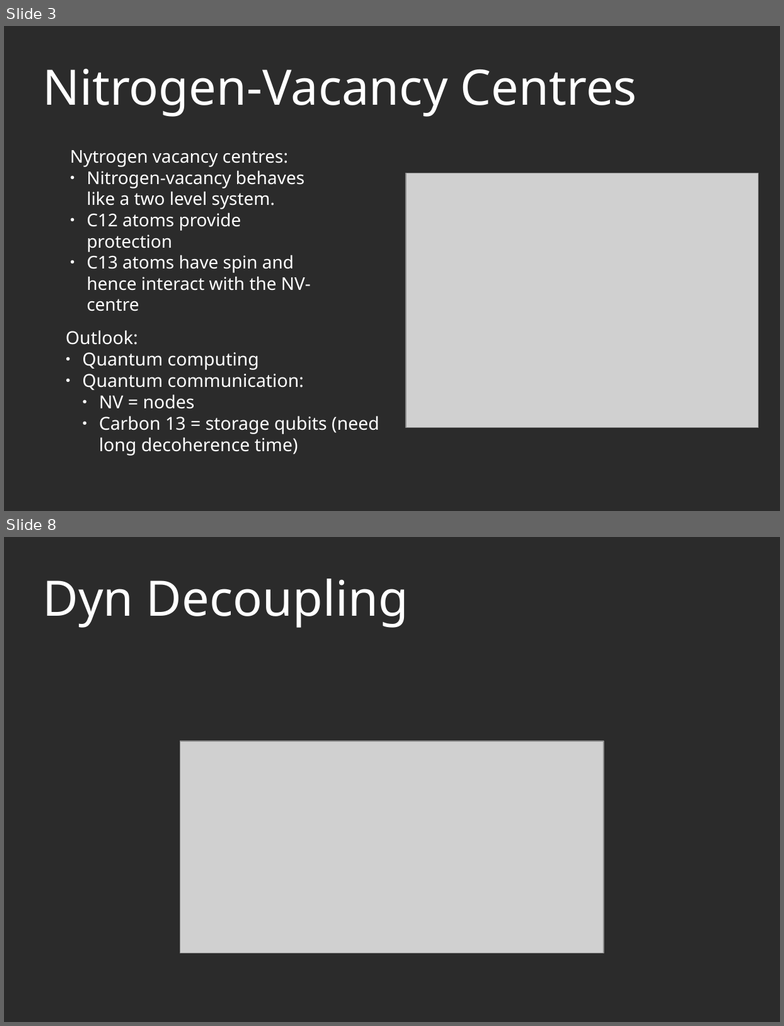
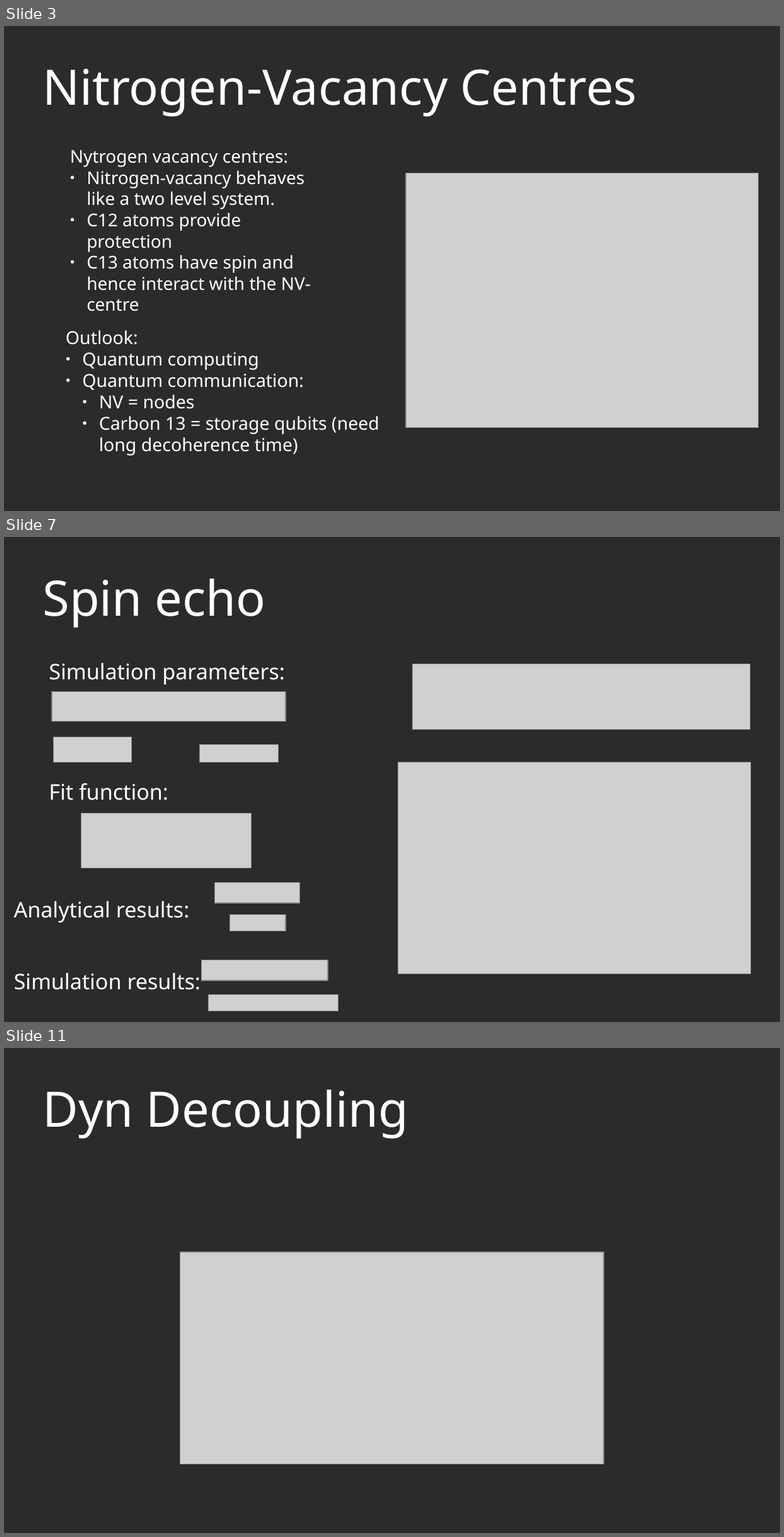
Before and after one commit to AGaliciaMartinez/Final-Project-Computational-Physics, a slide deck: presentation/NV_Carbons_presentation_asier.odp. Shown one above the other, each under a label of ours: slides 3 and 8 before the commit, slides 3, 7 and 11 after it; the slides between them are not shown. The pictures are 784x1026 and 784x1537 pixels, drawn with LibreOffice and Linux fonts; fonts in the diff are those of the drawing; grey boxes stand for pictures; background and template pictures are left out; a plain dark background stands for a picture behind light text. Boxes give left, top, right and bottom in pixels: in the first picture for what was removed or moved away, otherwise in the second. Text is boxed around its words. In the diff, an @@ line names an element or a change of style, - is before the commit and + after.

```diff
--- a/presentation/NV_Carbons_presentation_asier.odp
+++ b/presentation/NV_Carbons_presentation_asier.odp
@@ slide 7 added at box(4, 537, 780, 1022), background picture (left out) @@
@@ title added at box(42, 579, 266, 628), 50 pt, text #FFFFFF @@
+Spin echo
@@ text added at box(49, 663, 285, 684), 22 pt, text #FFFFFF @@
+Simulation parameters:
@@ picture added at box(412, 664, 751, 729) @@
@@ picture added at box(52, 692, 286, 722) @@
@@ picture added at box(53, 737, 131, 763) @@
@@ picture added at box(200, 745, 279, 763) @@
@@ picture added at box(398, 763, 751, 974) @@
@@ text added at box(49, 783, 168, 800), 22 pt, text #FFFFFF @@
+Fit function:
@@ picture added at box(81, 813, 252, 868) @@
@@ picture added at box(214, 883, 300, 903) @@
@@ text added at box(14, 901, 190, 923), 22 pt, text #FFFFFF @@
+Analytical results:
@@ picture added at box(230, 914, 286, 931) @@
@@ picture added at box(202, 960, 328, 981) @@
@@ text added at box(14, 973, 201, 990), 22 pt, text #FFFFFF @@
+Simulation results:
@@ picture added at box(208, 995, 339, 1012) @@
@@ what was slide 8 is now slide 11 @@
```
Also in this commit, not shown: 2 slides changed, 6 other slides added, 2 slides removed, 6 other files.
